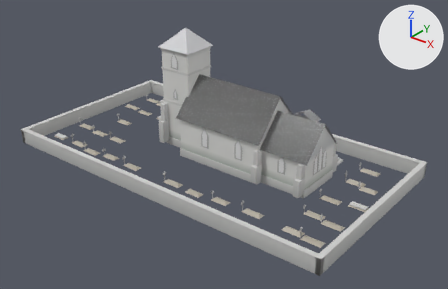
The glTF model art/models/env_white_chapel.glb: old version first, new version second.
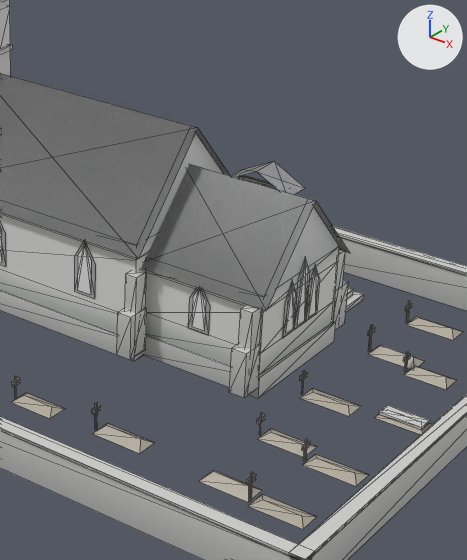
Each version appears first whole from a camera (50 mm lens) standing at (35.8, -46.8, 29.7) and looking at (0.2, -2.4, 2.2), and next in a close-up on the part from 46% to 85% of the width and 17% to 90% of the height. The axes (+X, +Y, +Z) are drawn at upper right. The lights are the same throughout. The first two pictures are the older version. The close-ups show mesh edges as thin lines. Objects named as collision shapes, trigger or cutter boxes, shadow casters or lower levels of detail are left out. Vertices at exactly the same position are counted once.

Before the edit, the objects in view are built like this:
```python
me_chapel = bpy.data.meshes.new('Chapel')
me_chapel.from_pydata(...)  # 428 vertices, 435 faces; spans x -9.6..10.3, y -3.8..5.8, z -0.4..12.6
# faces by material slot: [271, 87, 30, 20, 27]
me_chapel.materials.append(mat_stone_blocks)
me_chapel.materials.append(mat_plaster_white)
me_chapel.materials.append(mat_roof_slates)
me_chapel.materials.append(mat_window_dark)
me_chapel.materials.append(mat_window_candle)
me_yard = bpy.data.meshes.new('Yard')
me_yard.from_pydata(...)  # 686 vertices, 874 faces; spans x -21.3..17.3, y -11.8..9.2, z -0.5..3.1
# faces by material slot: [192, 498, 4, 180]
me_yard.materials.append(mat_stone_blocks)
me_yard.materials.append(mat_wood_medieval)
me_yard.materials.append(mat_roof_slates)
me_yard.materials.append(mat_grave_earth)
ob_chapel = bpy.data.objects.new('Chapel', me_chapel)
ob_chapel.location = (0.0, 0.0, 0.0)
ob_yard = bpy.data.objects.new('Yard', me_yard)
ob_yard.location = (0.0, 0.0, 0.0)
```
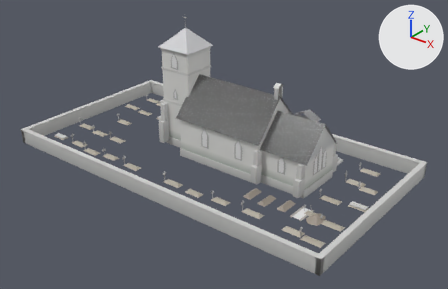
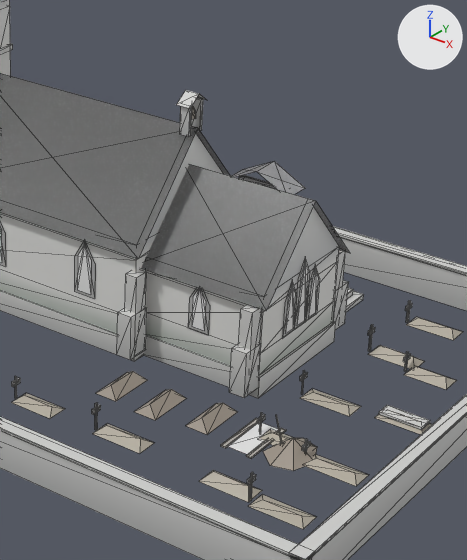
Where the change shows, as pixel boxes [x1, y1, x2, y2] in the close-ups (467 x 560 px):
part 1 of me_chapel, added
    after: [176, 90, 207, 137]
part 2 of me_yard, added
    after: [221, 418, 257, 448]
part 3 of me_yard, added
    after: [246, 428, 286, 458]
part 4 of me_yard, added
    after: [96, 371, 317, 471]

Diff of the bpy script that builds the scene:
```diff
--- a/art/models/env_white_chapel.glb.py
+++ b/art/models/env_white_chapel.glb.py
@@ mat_wood_frame @@
+mat_wood_frame = bpy.data.materials.new('wood_frame')
+# nodes: BsdfPrincipled, Mix, OutputMaterial, VertexColor
+# colours: white #e7e7e7, mixed with the vertex colours
@@ mat_stone_rubble @@
+mat_stone_rubble = bpy.data.materials.new('stone_rubble')
+# nodes: BsdfPrincipled, Mix, OutputMaterial, VertexColor
+# colours: white #e7e7e7, mixed with the vertex colours
@@ mat_iron_cart @@
+mat_iron_cart = bpy.data.materials.new('iron_cart')
+# nodes: BsdfPrincipled, Mix, OutputMaterial, VertexColor
+# colours: white #e7e7e7, mixed with the vertex colours
@@ mat_wood_boards @@
+mat_wood_boards = bpy.data.materials.new('wood_boards')
+# nodes: BsdfPrincipled, Mix, OutputMaterial, VertexColor
+# colours: white #e7e7e7, mixed with the vertex colours
@@ me_chapel @@
 # used by ob_chapel; location = (0.0, 0.0, 0.0)
-me_chapel.from_pydata(...)  # 428 vertices, 435 faces; spans x -9.6..10.3, y -3.8..5.8, z -0.4..12.6
+me_chapel.from_pydata(...)  # 513 vertices, 526 faces; spans x -9.6..10.3, y -3.8..5.8, z -0.4..14.1
+# me_chapel part 1
+# 63 vertices are added at x -5.0..5.3, y -0.6..3.3, z 0.0..9.2
+# 10 new vertices lie (0.0, 2.3, 0.0) away from vertices in x -3.9..-2.2, y 3.2, z 0.0..2.3
+# 24 new faces join them, mat_stone_blocks
+# 19 new faces join them, mat_plaster_white
+# 24 new faces join them, mat_iron_cart
+# 2 new faces join them, mat_window_dark
+# 2 new faces join them, mat_window_candle
+# 2 new faces join them, mat_wood_boards
+# other edits to the shape of me_chapel do not show in these pictures
 me_chapel.materials.append(mat_stone_blocks)
@@ me_chapel @@
 me_chapel.materials.append(mat_window_candle)
+me_chapel.materials.append(mat_iron_cart)
+me_chapel.materials.append(mat_wood_boards)
@@ me_yard @@
 # used by ob_yard; location = (0.0, 0.0, 0.0)
-me_yard.from_pydata(...)  # 686 vertices, 874 faces; spans x -21.3..17.3, y -11.8..9.2, z -0.5..3.1
+me_yard.from_pydata(...)  # 750 vertices, 943 faces; spans x -21.3..17.3, y -11.8..9.2, z -0.5..3.1
+# me_yard part 2: the loose piece of 8 vertices spanning x 11.6..11.7, y -5.1, z -0.1..0.8 is copied, and the copy is scaled about its middle by (4.76, 50.8, 0.0578), then moved by (-0.5, -0.5, -0.3), in mat_wood_boards; it spans x 11.1..11.3, y -6.7..-4.5, z 0.0..0.1
+# me_yard part 3: the loose piece of 8 vertices spanning x 11.6..11.7, y -5.1, z -0.1..0.8 is copied, and the copy is scaled about its middle by (4.76, 50.8, 0.0578), then moved by (0.5, -0.5, -0.3), in mat_wood_boards; it spans x 12.1..12.3, y -6.7..-4.5, z 0.0..0.1
+# me_yard part 4
+# 34 vertices are added at x 5.8..14.1, y -6.7..-4.5, z 0.0..1.5
+# 6 new vertices lie (0.0, 1.9, 0.0) away from vertices in x 5.8..10.4, y -6.7..-6.4, z 0.0
+# 25 new faces join them, mat_grave_earth
+# 2 new faces join them, mat_window_dark
+# 10 new faces join them, mat_wood_frame
+# other edits to the shape of me_yard do not show in these pictures
 me_yard.materials.append(mat_stone_blocks)
@@ me_yard @@
 me_yard.materials.append(mat_grave_earth)
+me_yard.materials.append(mat_stone_rubble)
+me_yard.materials.append(mat_window_dark)
+me_yard.materials.append(mat_wood_boards)
+me_yard.materials.append(mat_wood_frame)
+me_yard.materials.append(mat_iron_cart)
```
